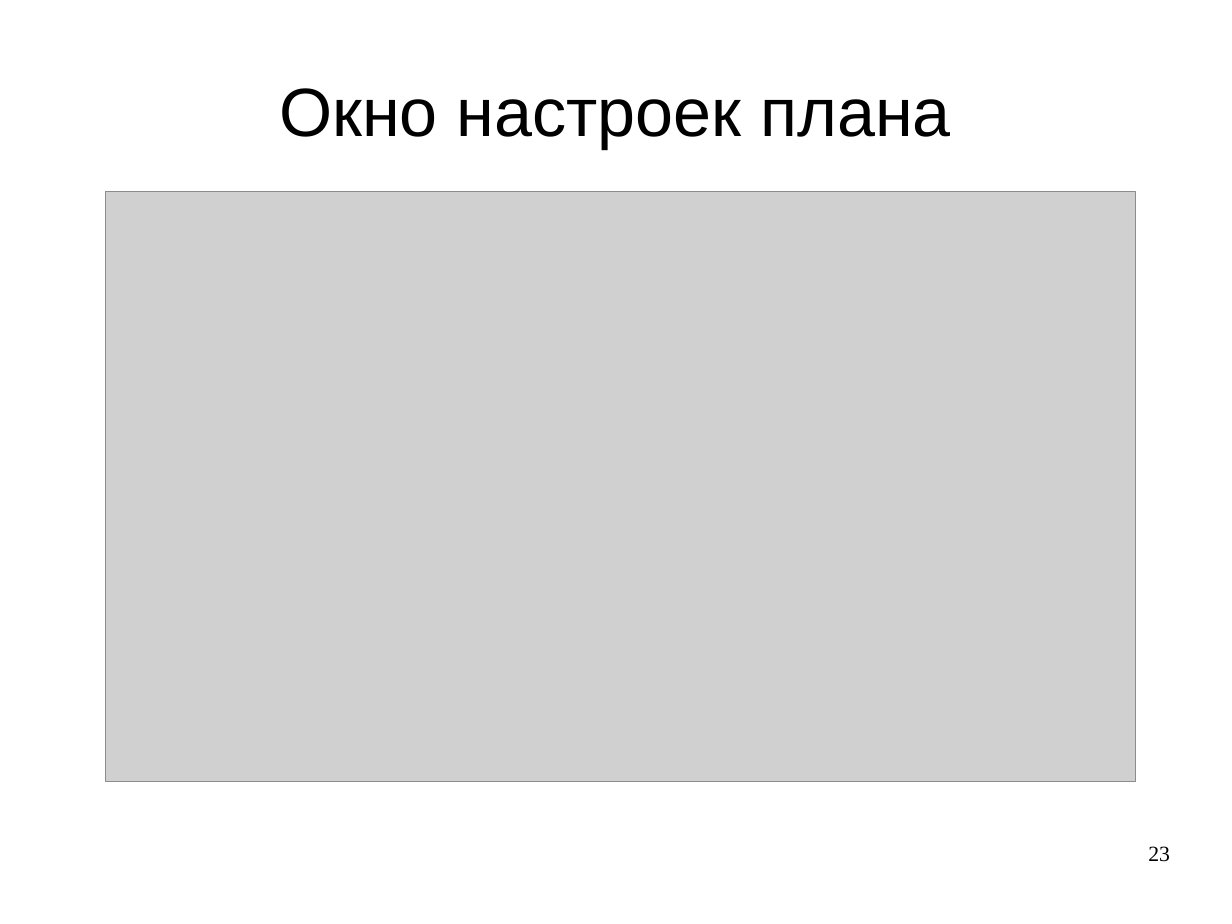
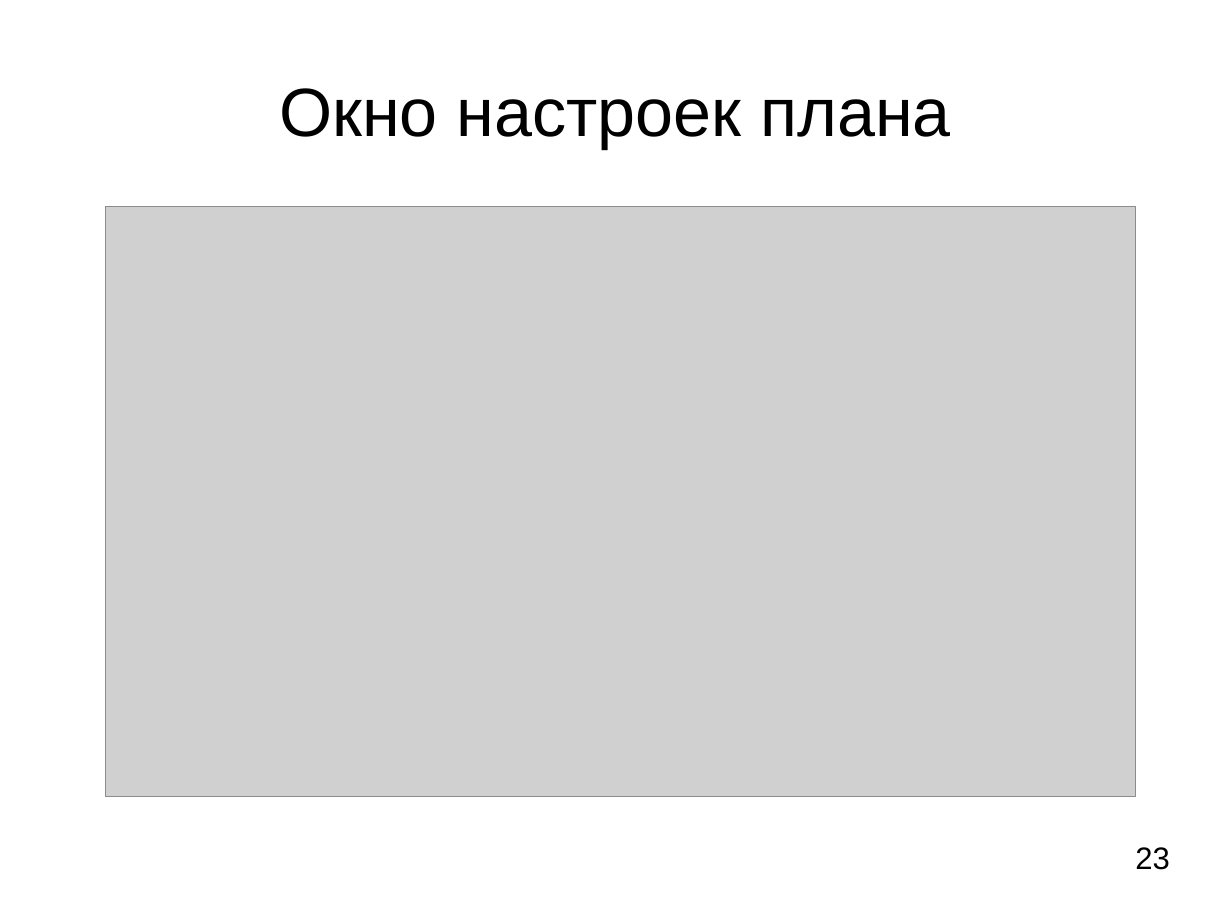
Before and after one commit to LilyTs/Diplom, a slide deck: slide 23 of Цаплина_(Дипломная).ppt. Drawn at 1232x924 pixels with LibreOffice and Linux fonts; fonts in the diff are those of the drawing; grey boxes stand for pictures. Boxes give left, top, right and bottom in pixels: in the first picture for what was removed or moved away, otherwise in the second. Text is boxed around its words. In the diff, an @@ line names an element or a change of style, - is before the commit and + after.

```diff
--- a/Цаплина_(Дипломная).ppt
+++ b/Цаплина_(Дипломная).ppt
@@ picture: place and size @@
-picture at (105,192,1135,783)
+picture at (105,207,1135,797)
@@ page number at (1135,847,1170,870): size 14 to 20 pt, font Times New Roman to Arial @@
```
Also in this commit, not shown: 22 other slides changed, 1 slide added, 6 other files.
